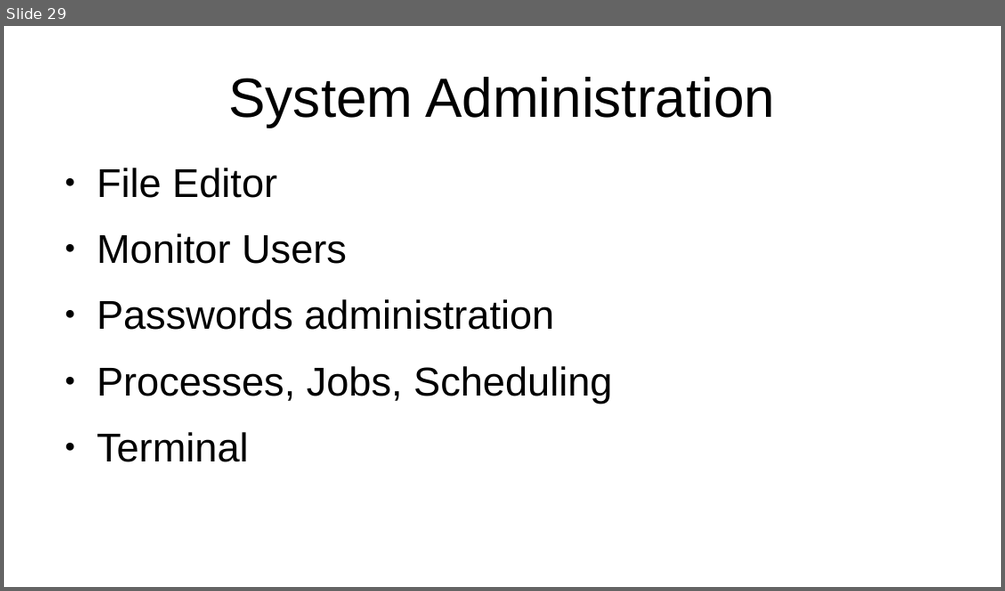
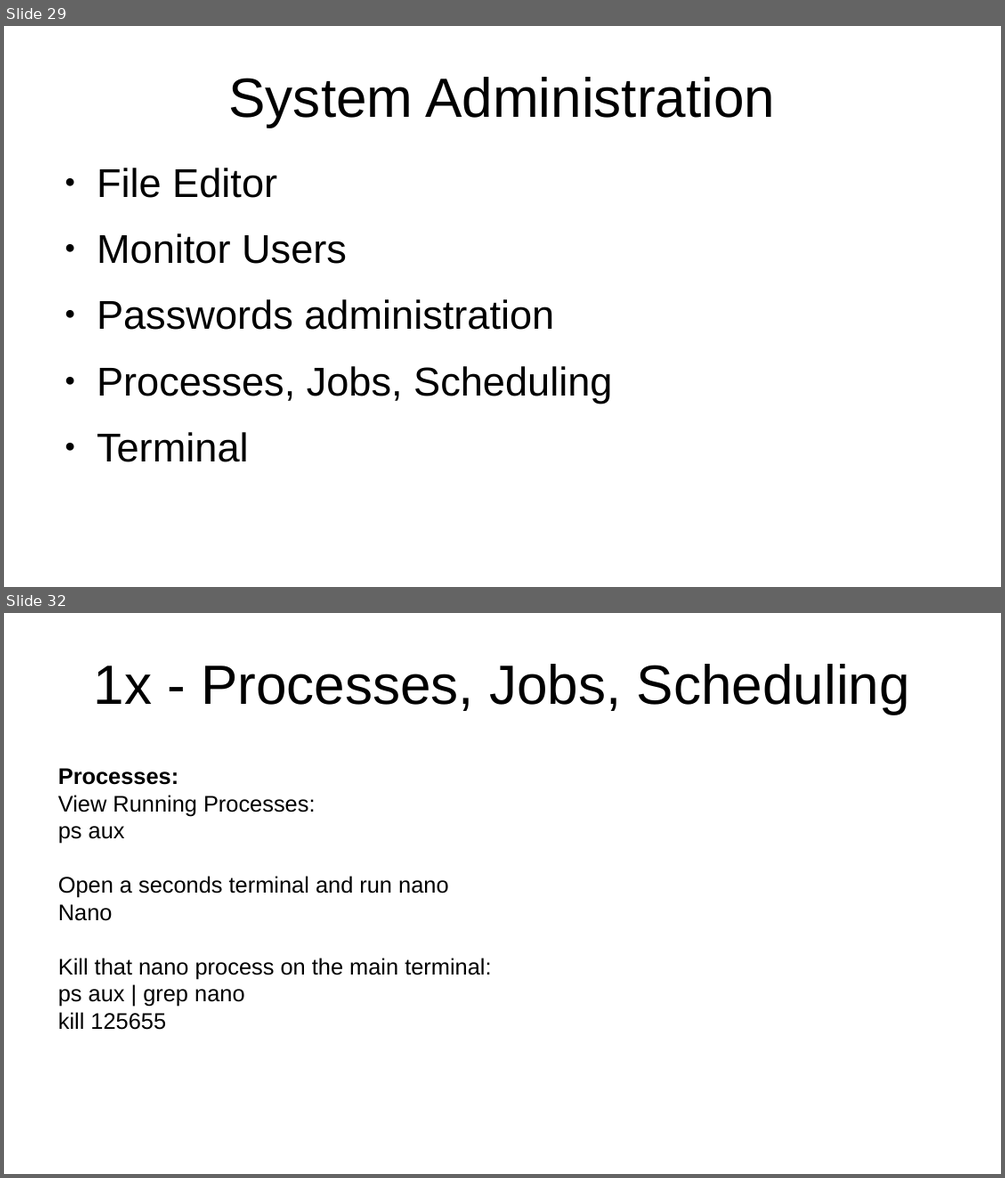
Before and after one commit to devopsdelivery/yoda, a slide deck: linuxExercisesv0.1.odp. Shown one above the other, each under a label of ours: slide 29 before the commit, slides 29 and 32 after it; the slides between them are not shown. The pictures are 1005x591 and 1005x1178 pixels, drawn with LibreOffice and Linux fonts; fonts in the diff are those of the drawing. Boxes give left, top, right and bottom in pixels: in the first picture for what was removed or moved away, otherwise in the second. Text is boxed around its words. In the diff, an @@ line names an element or a change of style, - is before the commit and + after.

```diff
--- a/linuxExercisesv0.1.odp
+++ b/linuxExercisesv0.1.odp
@@ slide 32 added at [4,613,1001,1174], background #FFFFFF @@
@@ title added at [94,664,910,714], 44 pt, text #000000 @@
+1x - Processes, Jobs, Scheduling
@@ text added at [58,768,491,1030], 18 pt, text #000000 @@
+Processes:
+View Running Processes:
+ps aux
+Open a seconds terminal and run nano
+Nano
+Kill that nano process on the main terminal:
+ps aux | grep nano
+kill 125655
```
Also in this commit, not shown: 1 slide changed, 6 other slides added, 2 slides removed, 2 other files.
